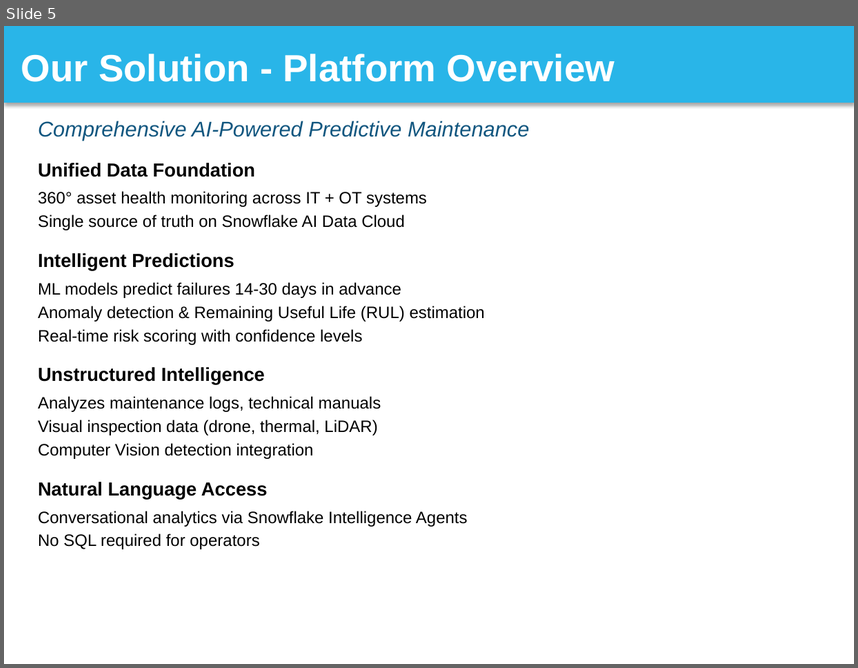
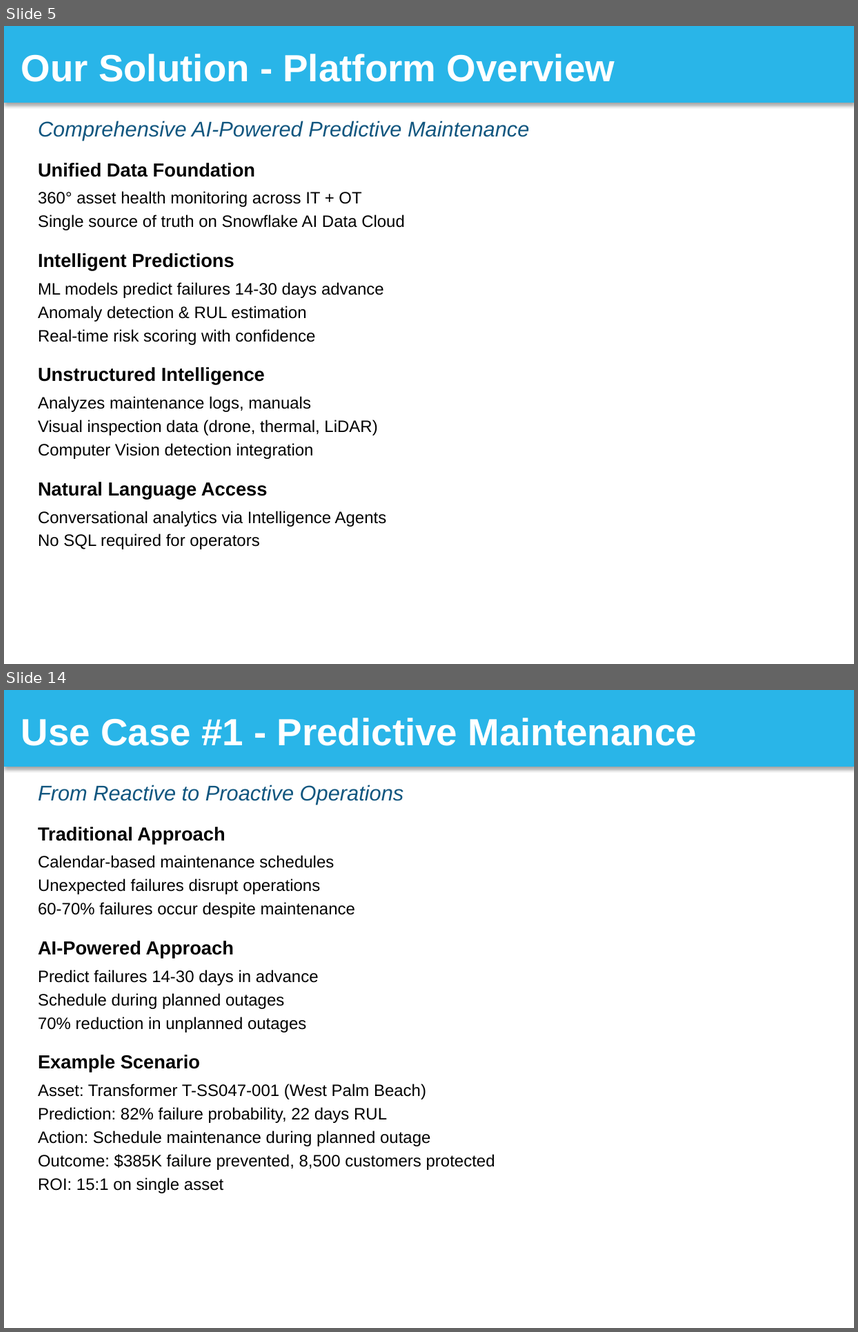
Before and after one commit to sfc-gh-srsubramanian/Utilities-GridReliability-PredictiveMaintenance, a slide deck: solution_presentation/Grid_Reliability_Snowflake_Presentation.pptx. Shown one above the other, each under a label of ours: slide 5 before the commit, slides 5 and 14 after it; the slides between them are not shown. The pictures are 858x668 and 858x1332 pixels, drawn with LibreOffice and Linux fonts; fonts in the diff are those of the drawing. Boxes give left, top, right and bottom in pixels: in the first picture for what was removed or moved away, otherwise in the second. Text is boxed around its words. In the diff, an @@ line names an element or a change of style, - is before the commit and + after.

Commit message:
Presentation: Update to complete 30-slide deck
Replaced 5-slide demo with complete presentation:
- All 26 main slides (title through thank you)
- 4 appendix slides (ML details, data model, integration, cost)
- Total: 30 professionally formatted slides
- Snowflake brand colors throughout
- Ready to import to Google Slides

Content covers:
✅ Problem statement (slides 2-3)
✅ Solution overview (slides 4-11)
✅ Business impact (slides 12-13)
✅ Use cases (slides 14-16)
✅ Technical details (slides 17-19)
✅ Differentiators & success story (slides 20-21)
✅ Demo & next steps (slides 22-24)
✅ Q&A & closing (slides 25-26)
✅ Technical appendix (A-D)

File size: 73KB (optimized for upload)

```diff
--- a/solution_presentation/Grid_Reliability_Snowflake_Presentation.pptx
+++ b/solution_presentation/Grid_Reliability_Snowflake_Presentation.pptx
@@ slide 14 added at bbox=[4, 690, 854, 1328], background #FFFFFF @@
@@ rectangle added at bbox=[4, 690, 854, 767], fill #29B5E8, 32 pt, text #FFFFFF, bold @@
+Use Case #1 - Predictive Maintenance
@@ text added at bbox=[38, 785, 404, 804], 18 pt, text #11567F, italic @@
+From Reactive to Proactive Operations
@@ text added at bbox=[38, 827, 495, 1193], 14 pt, text #000000 @@
+Traditional Approach
+Calendar-based maintenance schedules
+Unexpected failures disrupt operations
+60-70% failures occur despite maintenance
+AI-Powered Approach
+Predict failures 14-30 days in advance
+Schedule during planned outages
+70% reduction in unplanned outages
+Example Scenario
+Asset: Transformer T-SS047-001 (West Palm Beach)
+Prediction: 82% failure probability, 22 days RUL
+Action: Schedule maintenance during planned outage
+Outcome: $385K failure prevented, 8,500 customers protected
+ROI: 15:1 on single asset
@@ slide 5 changed as well @@
@@ text at bbox=[38, 191, 361, 207]: text changed @@
-360° asset health monitoring across IT + OT systems
+360° asset health monitoring across IT + OT
@@ text at bbox=[38, 282, 384, 345]: text changed @@
-ML models predict failures 14-30 days in advance
-Anomaly detection & Remaining Useful Life (RUL) estimation
-Real-time risk scoring with confidence levels
+ML models predict failures 14-30 days advance
+Anomaly detection & RUL estimation
+Real-time risk scoring with confidence
@@ text at bbox=[38, 396, 311, 412]: text changed @@
-Analyzes maintenance logs, technical manuals
+Analyzes maintenance logs, manuals
@@ text at bbox=[38, 510, 387, 526]: text changed @@
-Conversational analytics via Snowflake Intelligence Agents
+Conversational analytics via Intelligence Agents
```
Also in this commit, not shown: 3 other slides changed, 24 other slides added.
